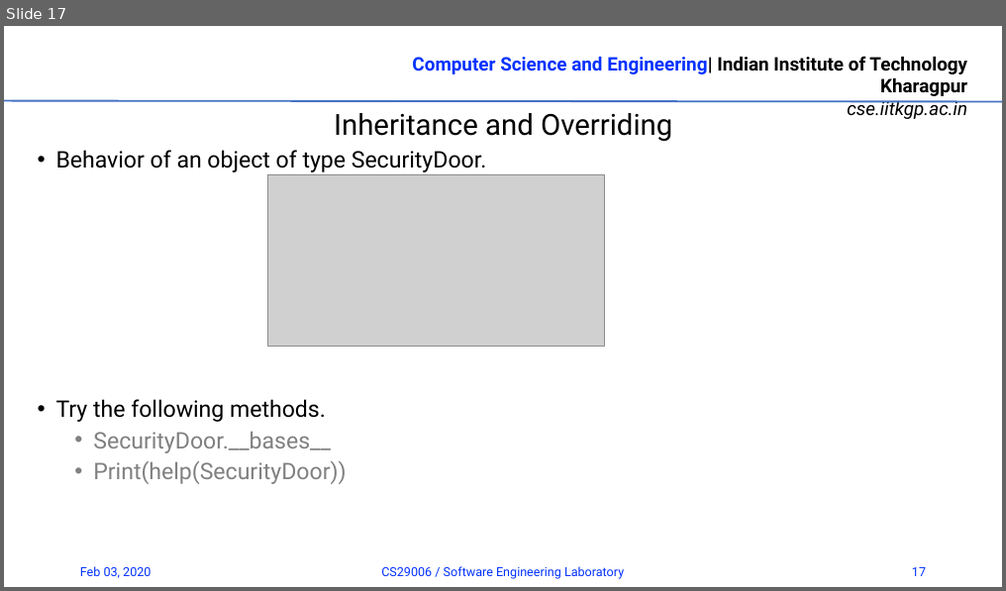
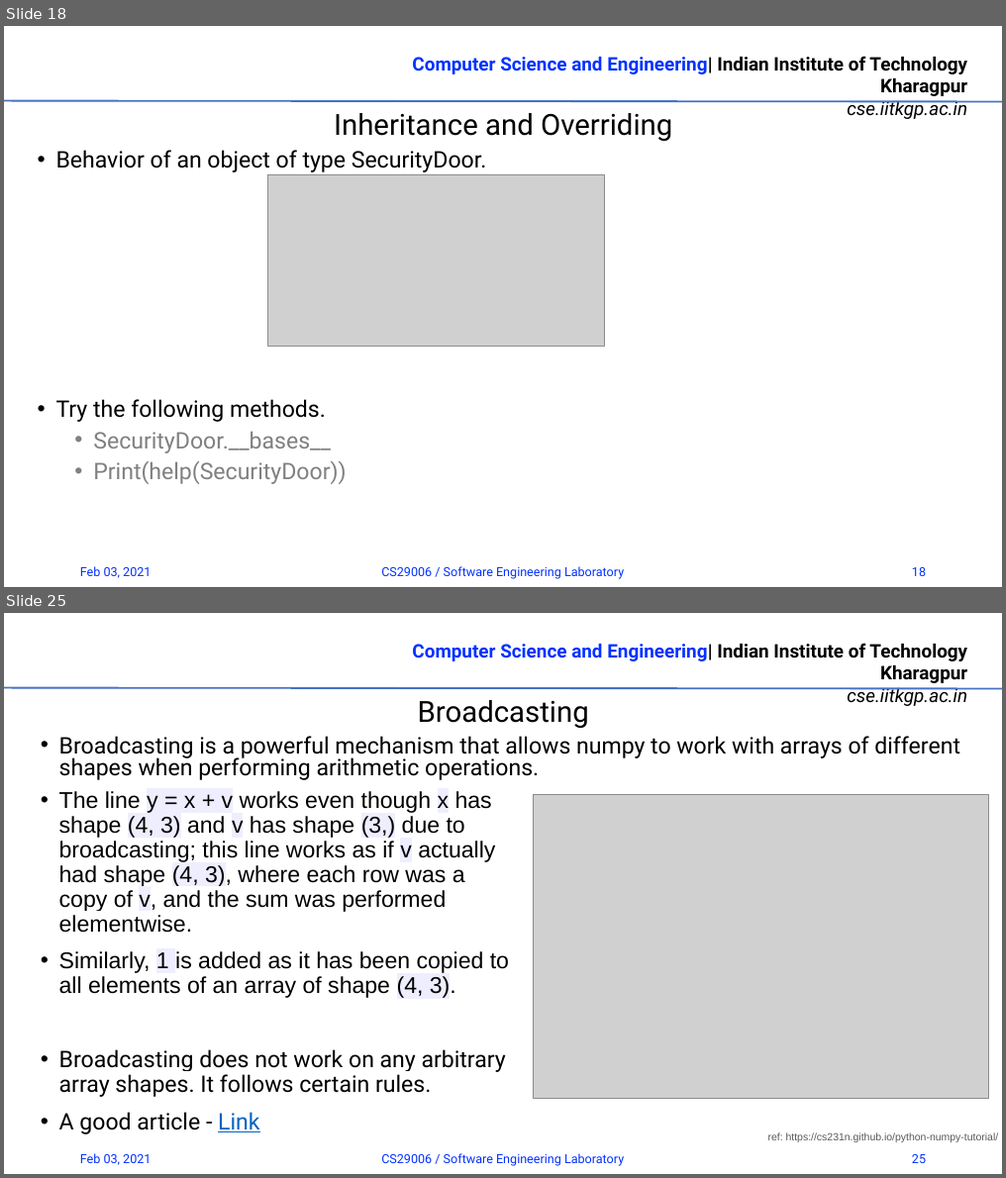
Before and after one commit to rrohit2901/CS29006_SW_Lab_Spr2021, a slide deck: 01_Introduction.pptx. Shown one above the other, each under a label of ours: slide 17 before the commit, slides 18 and 25 after it; the slides between them are not shown. The pictures are 1006x591 and 1006x1178 pixels, drawn with LibreOffice and Linux fonts; fonts in the diff are those of the drawing; grey boxes stand for pictures; background and template pictures are left out. Boxes give left, top, right and bottom in pixels: in the first picture for what was removed or moved away, otherwise in the second. Text is boxed around its words. In the diff, an @@ line names an element or a change of style, - is before the commit and + after.

```diff
--- a/01_Introduction.pptx
+++ b/01_Introduction.pptx
@@ slide 25 added at (x1=4, y1=613, x2=1002, y2=1174), background #FFFFFF; not listed: 2 template elements that a slide beside it also shows @@
@@ text added at (x1=418, y1=700, x2=589, y2=728), 28 pt, text #000000 @@
+Broadcasting
@@ text added at (x1=59, y1=736, x2=960, y2=780), 22 pt, text #000000 @@
+• Broadcasting is a powerful mechanism that allows numpy to work with arrays of different shapes when performing arithmetic operations.
@@ text added at (x1=59, y1=791, x2=509, y2=1135), 22 pt, text #000000 @@
+• The line y = x + v works even though x has shape (4, 3) and v has shape (3,) due to broadcasting; this line works as if v actually had shape (4, 3), where each row was a copy of v, and the sum was performed elementwise.
+• Similarly, 1 is added as it has been copied to all elements of an array of shape (4, 3).
+• Broadcasting does not work on any arbitrary array shapes. It follows certain rules.
+• A good article - Link
@@ picture added at (x1=533, y1=795, x2=988, y2=1099) @@
@@ text added at (x1=768, y1=1133, x2=999, y2=1143), 10 pt, text #595959 @@
+ref: https://cs231n.github.io/python-numpy-tutorial/
@@ text added at (x1=80, y1=1154, x2=151, y2=1165), 12 pt, text #0432FF @@
+Feb 03, 2021
@@ text added at (x1=381, y1=1154, x2=624, y2=1166), 12 pt, text #0432FF @@
+CS29006 / Software Engineering Laboratory
@@ page number added at (x1=912, y1=1155, x2=926, y2=1163), 12 pt, text #0432FF @@
+25
@@ what was slide 17 is now slide 18 @@
@@ slide 18 changed as well @@
@@ text at (x1=80, y1=567, x2=151, y2=578): text changed @@
-Feb 03, 2020
+Feb 03, 2021
@@ page number at (x1=912, y1=568, x2=926, y2=576): text changed @@
-17
+18
```
Also in this commit, not shown: 16 other slides changed, 14 other slides added.
